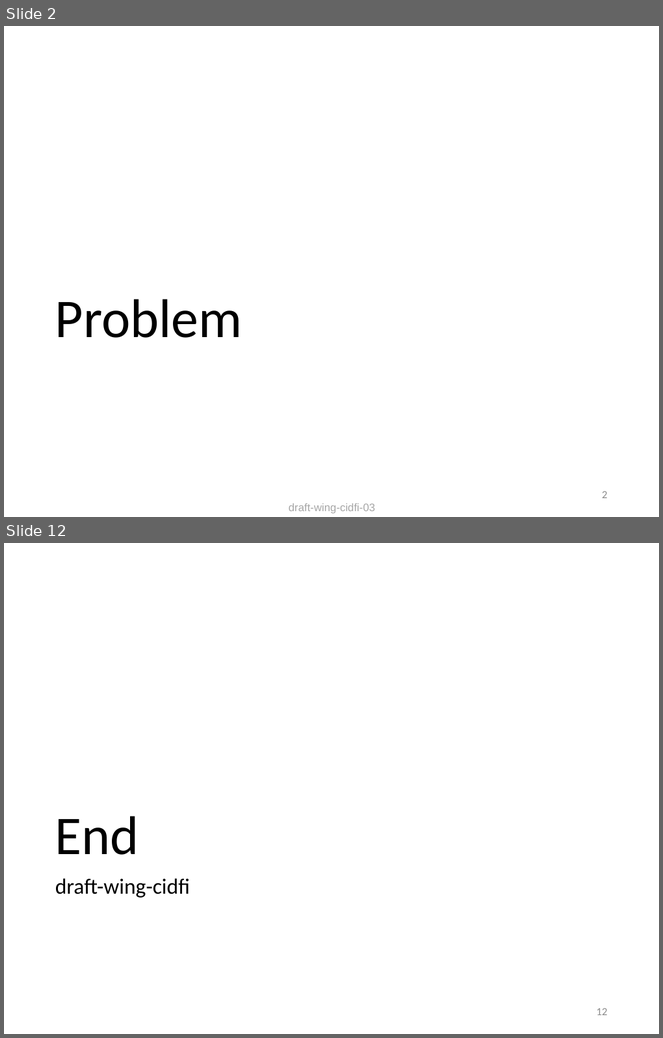
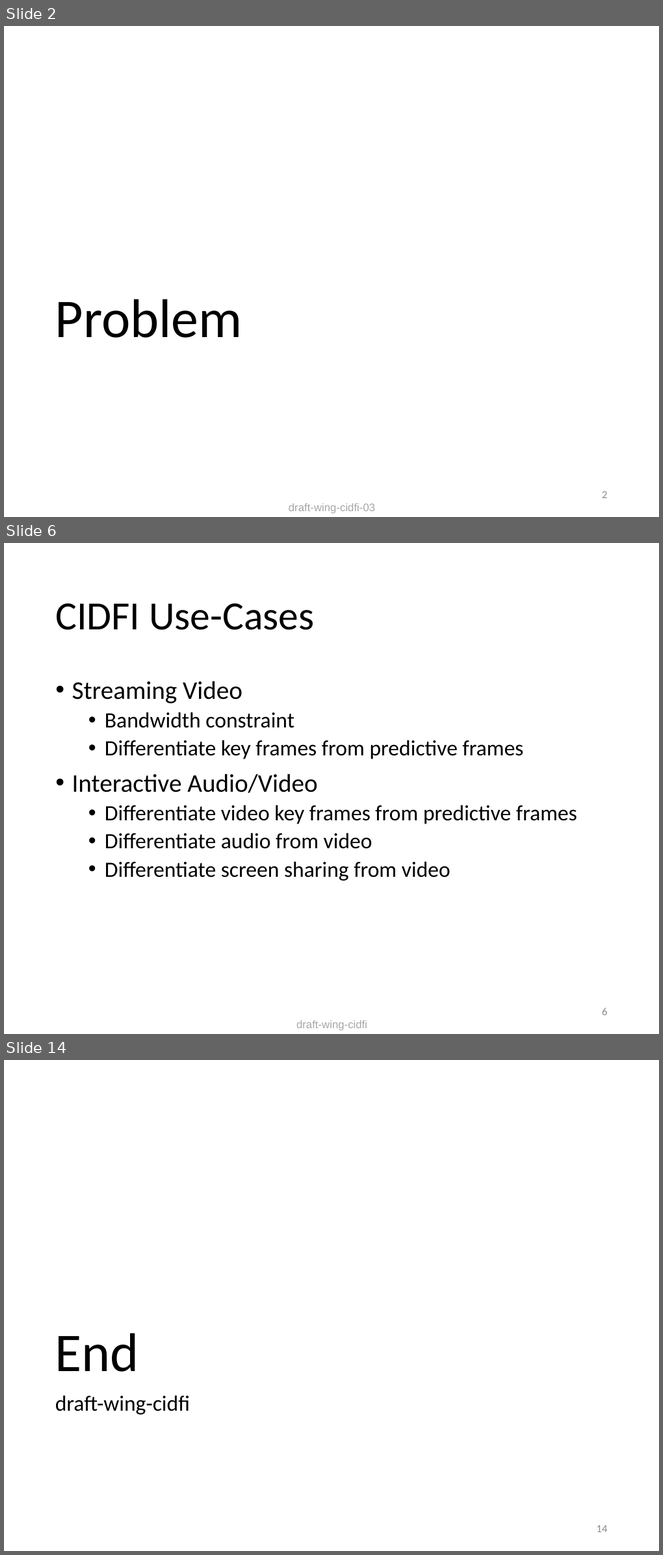
Before and after one commit to danwing/cidfi, a slide deck: Presentations/cidfi.pptx. Shown one above the other, each under a label of ours: slides 2 and 12 before the commit, slides 2, 6 and 14 after it; the slides between them are not shown. The pictures are 663x1038 and 663x1555 pixels, drawn with LibreOffice and Linux fonts; fonts in the diff are those of the drawing. Boxes give left, top, right and bottom in pixels: in the first picture for what was removed or moved away, otherwise in the second. Text is boxed around its words. In the diff, an @@ line names an element or a change of style, - is before the commit and + after.

Commit message:
add video streaming use-case to deck, simplify some explanations

```diff
--- a/Presentations/cidfi.pptx
+++ b/Presentations/cidfi.pptx
@@ slide 6 added at [4, 543, 659, 1034], background #FFFFFF @@
@@ title added at [55, 603, 314, 630], 44 pt, text #000000 @@
+CIDFI Use-Cases
@@ text added at [72, 681, 577, 881], 24 pt, text #000000 @@
+• Streaming Video
+  • Bandwidth constraint
+  • Differentiate key frames from predictive frames
+• Interactive Audio/Video
+  • Differentiate video key frames from predictive frames
+  • Differentiate audio from video
+  • Differentiate screen sharing from video
@@ page number added at [602, 1008, 607, 1016], 12 pt, text #8C8C8C @@
+6
@@ text added at [296, 1021, 367, 1031], 12 pt, text #A6A6A6 @@
+draft-wing-cidfi
@@ what was slide 12 is now slide 14 @@
@@ page number at [597, 1525, 608, 1533]: text changed @@
-12
+14
```
Also in this commit, not shown: 9 slides changed, 2 other slides added.
